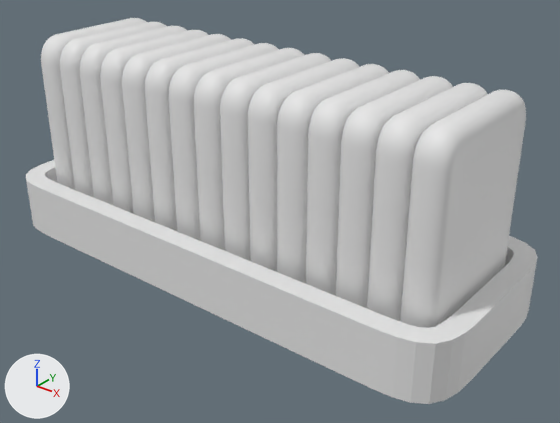
Renders of the FBX model assets/SortDashAssets/Collector_15.fbx from each side of a commit.
Before and after are seen from a 50 mm camera at (2.86, -3.32, 2.45) aimed at (0.2, 0.0, 0.39). Lighting does not change. The marker at lower left points along +X, +Y and +Z. Where no turn or scale is listed for an object, it has been applied to the vertices.

Objects in the first picture: 'collector', 'standart'.
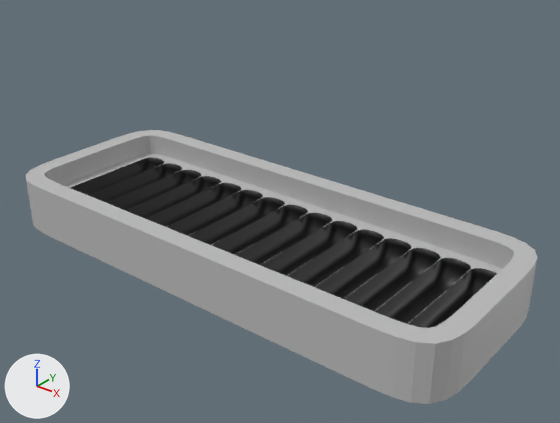
The change in detail:
Material 'lambert1' (mat_lambert1) is new.
Its base color is (0.5, 0.5, 0.5) (grey #bcbcbc).
Material 'lambert2' (mat_lambert2) is new.
Its base color is (0.0, 0.0, 0.0) (black #000000).
me_cube_001 is used by ob_collector; location (0.0, 0.0, 0.0).
me_cube_001 had 3602 vertices, 3029 faces and spanned x -1.65..1.65, y -0.65..0.65, z 0.0..0.35.
me_cube_001 now has 3602 vertices, 7200 faces and spans x -1.65..1.65, y -0.65..0.65, z 0.0..0.35.
me_cube_001 part 1: 89 faces spanning x -1.45..1.48, y -0.38..0.38, z 0.18..0.2 switch from no material to mat_lambert2 (black #000000).
me_cube_001 now uses material mat_lambert1 (grey #bcbcbc).
Object 'standart' (ob_standart) is deleted.

Where the change shows, as pixel boxes (x1, y1, x2, y2) in the pictures (560 x 423 px):
'standart', deleted: before (41, 18, 526, 328)
part 1 of me_cube_001, recoloured: after (142, 159, 470, 272)
